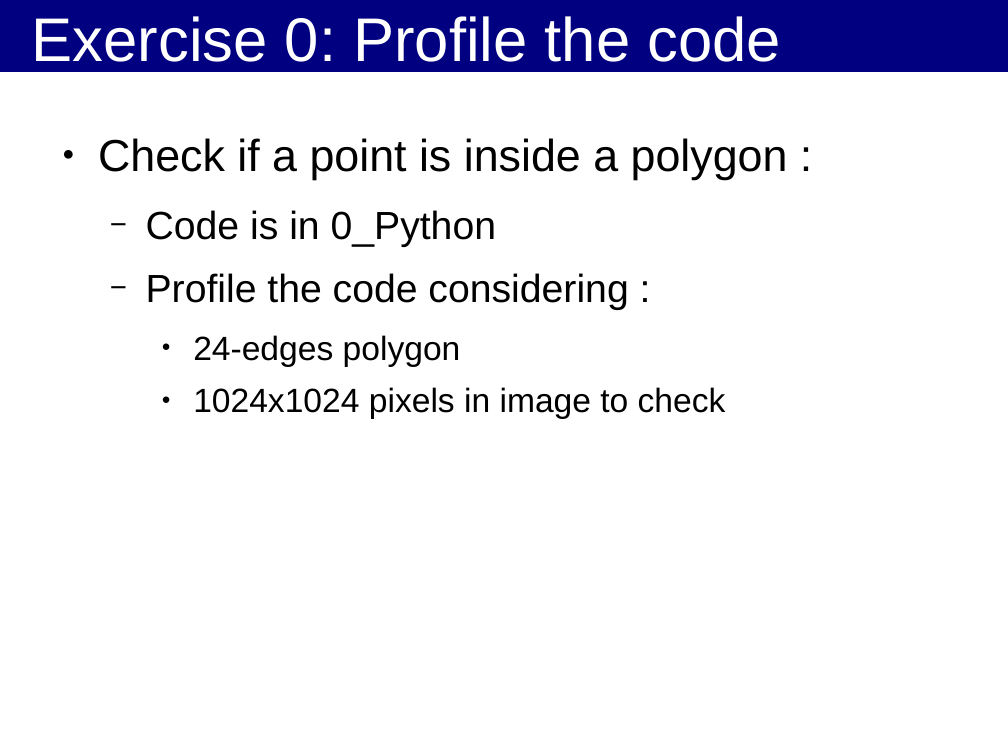
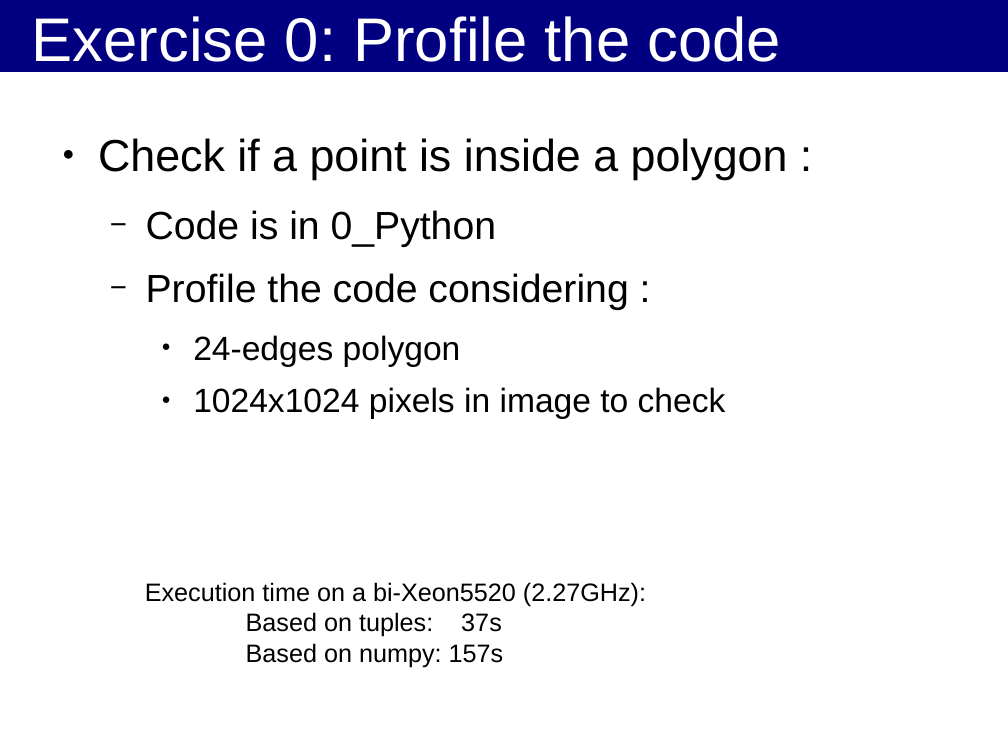
Before and after one commit to kif/HPP, a slide deck: slide 4 of Cython_OpenCL.odp. Drawn at 1008x756 pixels with LibreOffice and Linux fonts; fonts in the diff are those of the drawing; background and template pictures are left out. Boxes give left, top, right and bottom in pixels: in the first picture for what was removed or moved away, otherwise in the second. Text is boxed around its words. In the diff, an @@ line names an element or a change of style, - is before the commit and + after.

```diff
--- a/Cython_OpenCL.odp
+++ b/Cython_OpenCL.odp
@@ text added at (145,582,646,667), 18 pt, text #000000 @@
+Execution time on a bi-Xeon5520 (2.27GHz):
+Based on tuples: 37s
+Based on numpy: 157s
```
Also in this commit, not shown: 3 other slides changed, 39 slides added, 2 other files.
